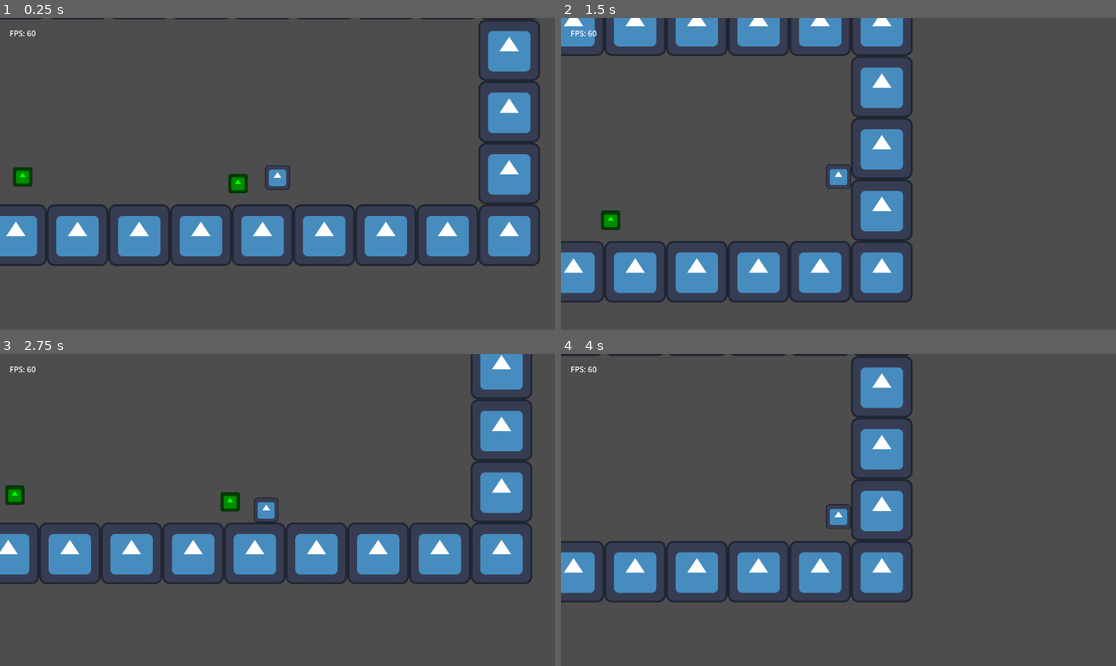
Above: before the commit, frames 1-4 (two rows, left to right).
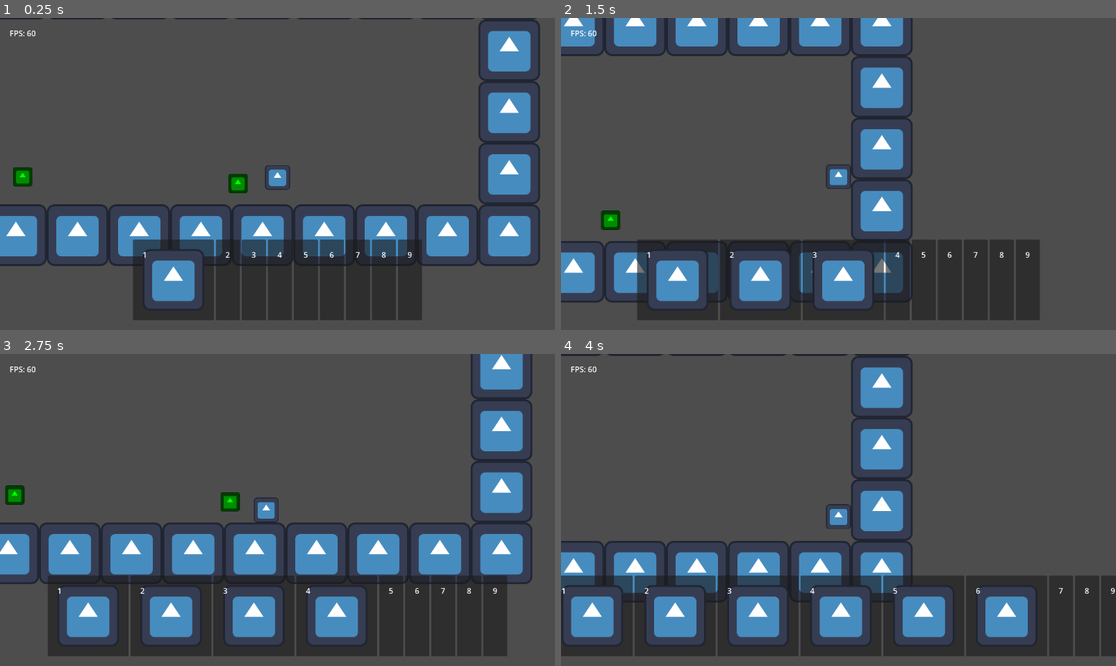
Above: after the commit, the same moments.

Repository: TheHumanMRP/RPG-Life-Tracker
Game: Godot game, scene res://Folders/Systems/Main/Scenes/main_scene.tscn
Same seed, same stepped clock (60 frames per second), same inputs: the game is played once before the commit and once after it. The engine's default icon, where the game draws it, is replaced by a stand-in: a white triangle on a blue panel in a dark square.
Inputs (mouse positions are in pixels of both pictures, inside the frame that each line leads up to):
- Up to frame 1 (0.25 s): no input
- Up to frame 2 (1.5 s): move the mouse to (960, 158) at 0.52 s; hold D (move_right) from 0.53 s (still down); tap I (add_test_sword) at 0.6, 1.35 s; click (960, 158) at 0.67 s; tap Space (jump) at 0.77 s; move the mouse to (727, 189) at 1.27 s
- Up to frame 3 (2.75 s): tap Space (jump) at 1.52 s; move the mouse to (333, 441) at 2.02 s; release D (move_right) at 2.03 s; hold A (move_left) from 2.03 s (still down); tap I (add_test_sword) at 2.1 s
- Up to frame 4 (4 s): move the mouse to (810, 572) at 2.77 s; release A (move_left) at 2.78 s; hold D (move_right) from 2.78 s (still down); tap I (add_test_sword) at 2.85, 3.6 s; click (810, 572) at 2.92 s; tap Space (jump) at 3.02, 3.77 s; move the mouse to (1005, 556) at 3.52 s

The runs differ from the first frame. In frame 1, 11% of the frame differs, in the area x 23-76%, y 71-97%; in frame 2, 15%; in frame 3, 17%; in frame 4, 20%, in the area x 0-100%, y 71-97%.
Error before the commit: Parse Error: Could not parse global class "InventoryLogicComponent" from "res://Folders/Systems/Inventory_System/Scripts/inventory_logic.gd". (res://Folders/Sy…

Commit message:
Auto commit at 2026-07-05 22:57:16

Diff:
--- a/Folders/Systems/Inventory_System/Scripts/inventory_logic.gd
+++ b/Folders/Systems/Inventory_System/Scripts/inventory_logic.gd
@@ -30,7 +30,7 @@
 	_connect_signals()
 
 func _connect_signals() -> void:
-	SignalBus.item_selected.connect()
+	SignalBus.item_selected.connect(_on_item_selected)
 
 
 # ===================================================================
@@ -156,4 +156,5 @@
 
 	print("\nInventory Logic: Notified that the inventory changed.")
 
-func
+func _on_item_selected() -> void:
+	pass
